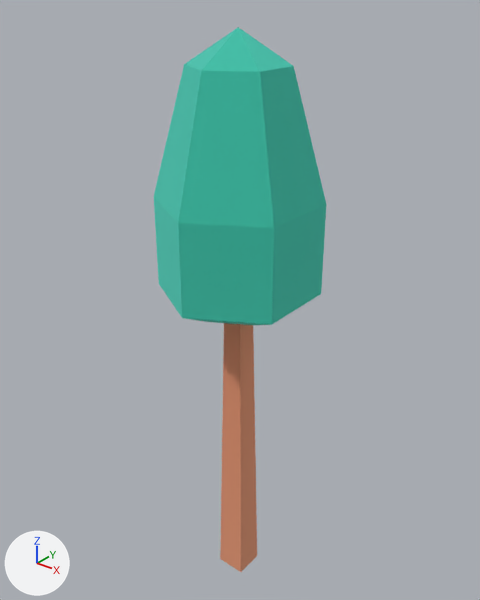
What one commit did to the glTF model public/models/nf2/nature/tree_simple.glb.
Both versions are drawn from a camera (50 mm lens) standing at (0.945, -1.175, 1.564) and looking at (-0.028, 0.04, 0.81). The axes (+X, +Y, +Z) are drawn at lower left. The lights are the same throughout. The first picture is the older version. Where no turn or scale is listed for an object, it has been applied to the vertices.

Objects in the first picture: 'tree_simple'.
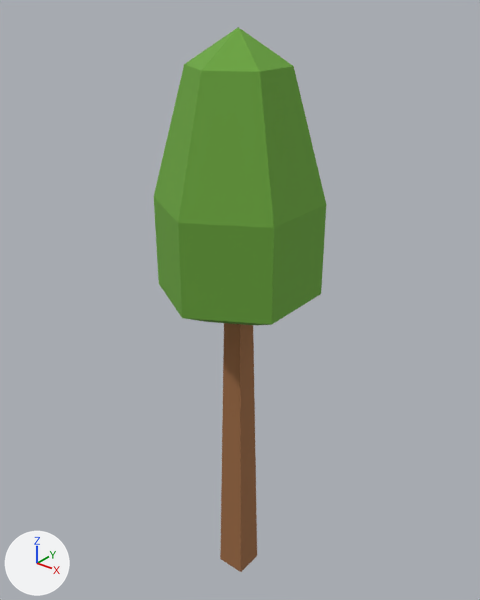
What changed in the scene script:
```text
Change mat_leafsgreen:
    mat_leafsgreen.metallic: 1.0 -> 0.0
    mat_leafsgreen.base_color: (0.161, 0.788, 0.671) -> (0.147, 0.381, 0.0452)  # cyan #70e6d6 -> green #6ba63c
Change mat_woodbark:
    mat_woodbark.metallic: 1.0 -> 0.0
    mat_woodbark.base_color: (0.886, 0.514, 0.341) -> (0.332, 0.144, 0.0545)  # beige #f2be9e -> brown #9c6a42
Remove ob_tmpparent:
    ob_tmpparent = bpy.data.objects.new('tmpParent', None)
    ob_tmpparent.location = (0.0, 0.0, 0.0)
```

Changed parts and their boxes (x1, y1, x2, y2) in the pictures (480 x 600 px):
'tree_simple', recoloured, surface changed (cyan to green)
    both: (154, 27, 326, 572)
